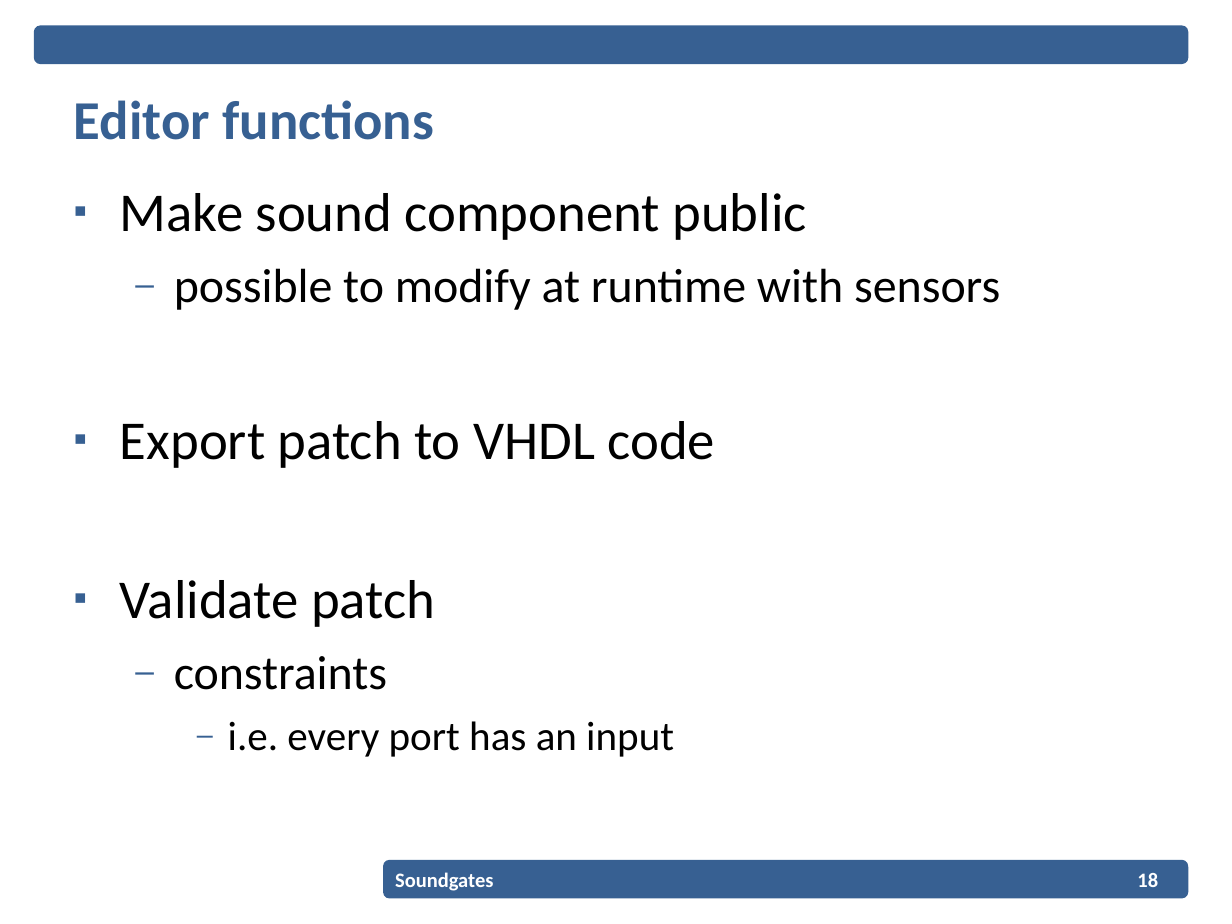
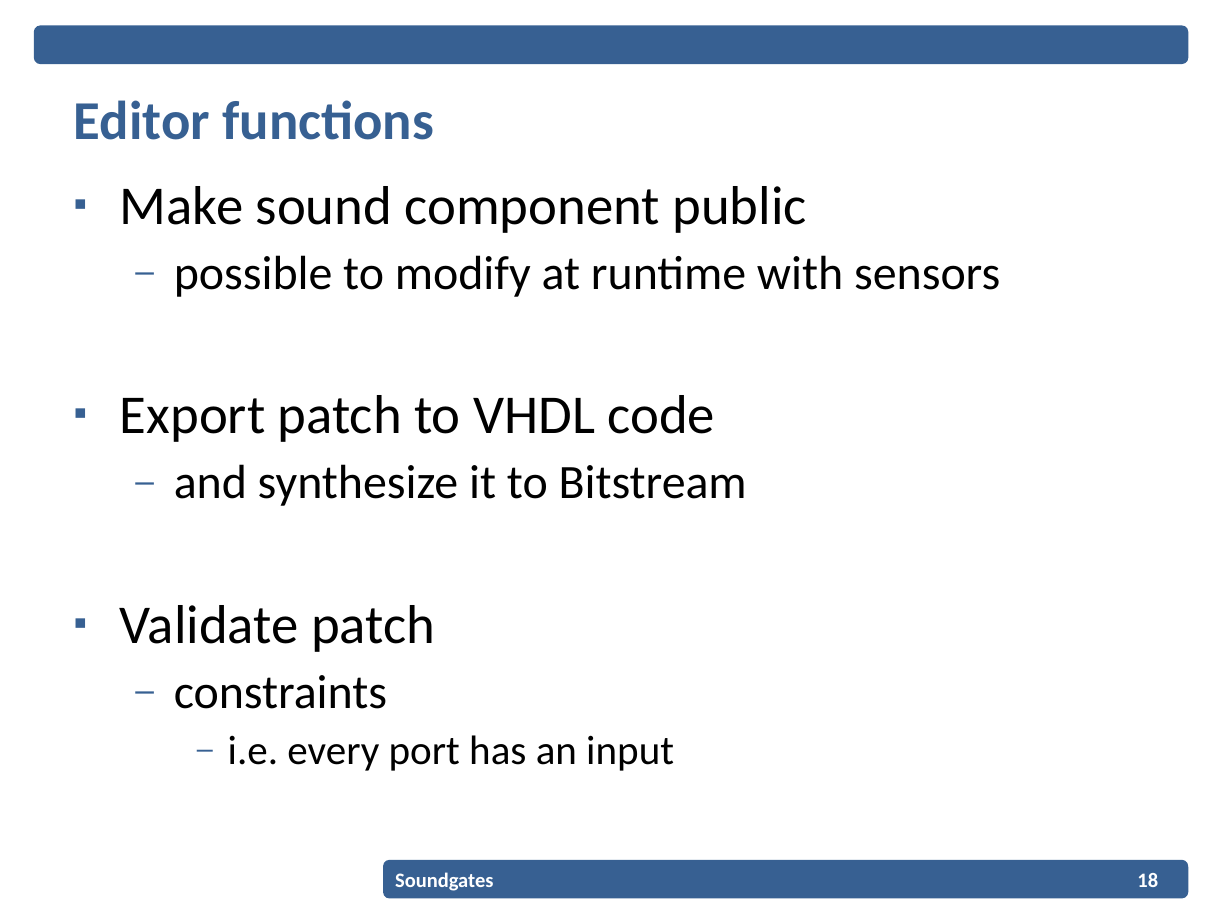
Before and after one commit to EPiCS/soundgates, a slide deck: slide 18 of documents/projectplan-presentation/Projectplan_Presentation.ppt. Drawn at 1232x924 pixels with LibreOffice and Linux fonts; fonts in the diff are those of the drawing; background and template pictures are left out. Boxes give left, top, right and bottom in pixels: in the first picture for what was removed or moved away, otherwise in the second. Text is boxed around its words. In the diff, an @@ line names an element or a change of style, - is before the commit and + after.

```diff
--- a/documents/projectplan-presentation/Projectplan_Presentation.ppt
+++ b/documents/projectplan-presentation/Projectplan_Presentation.ppt
@@ text at [120, 186, 1000, 771]: line spacing 1 to 0.9 @@
@@ text at [174, 464, 747, 506]: paragraph added @@
+  – and synthesize it to Bitstream
```
Also in this commit, not shown: 4 other slides changed, 1 other file.
